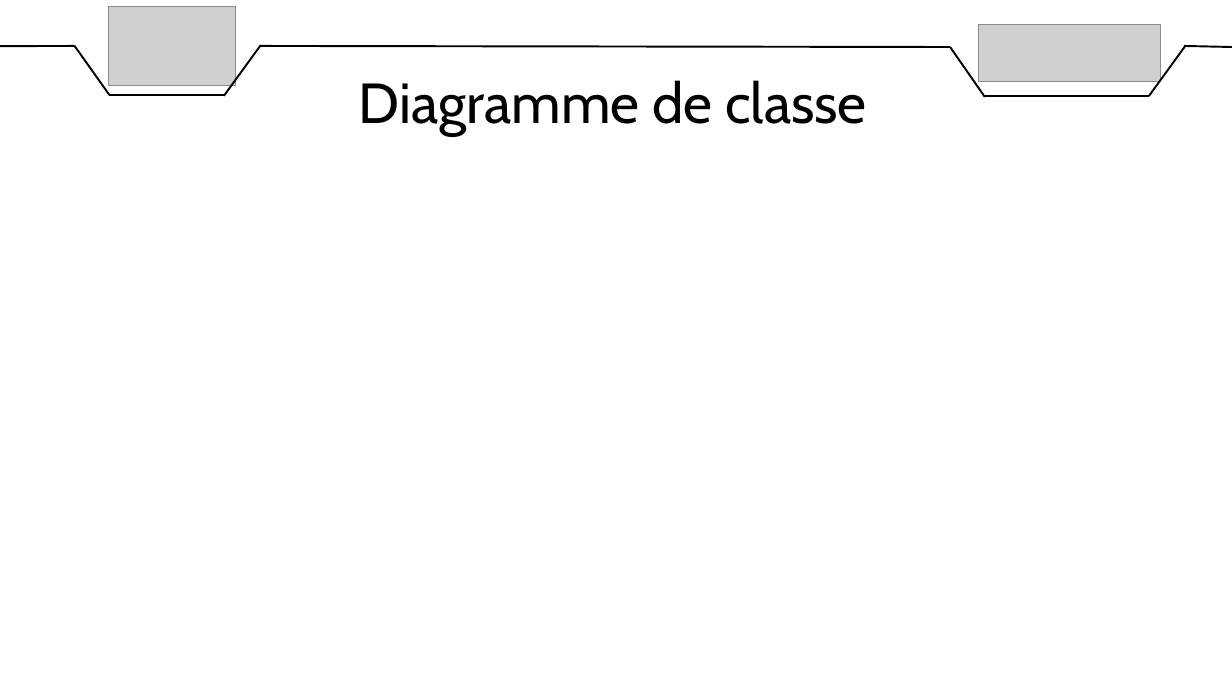
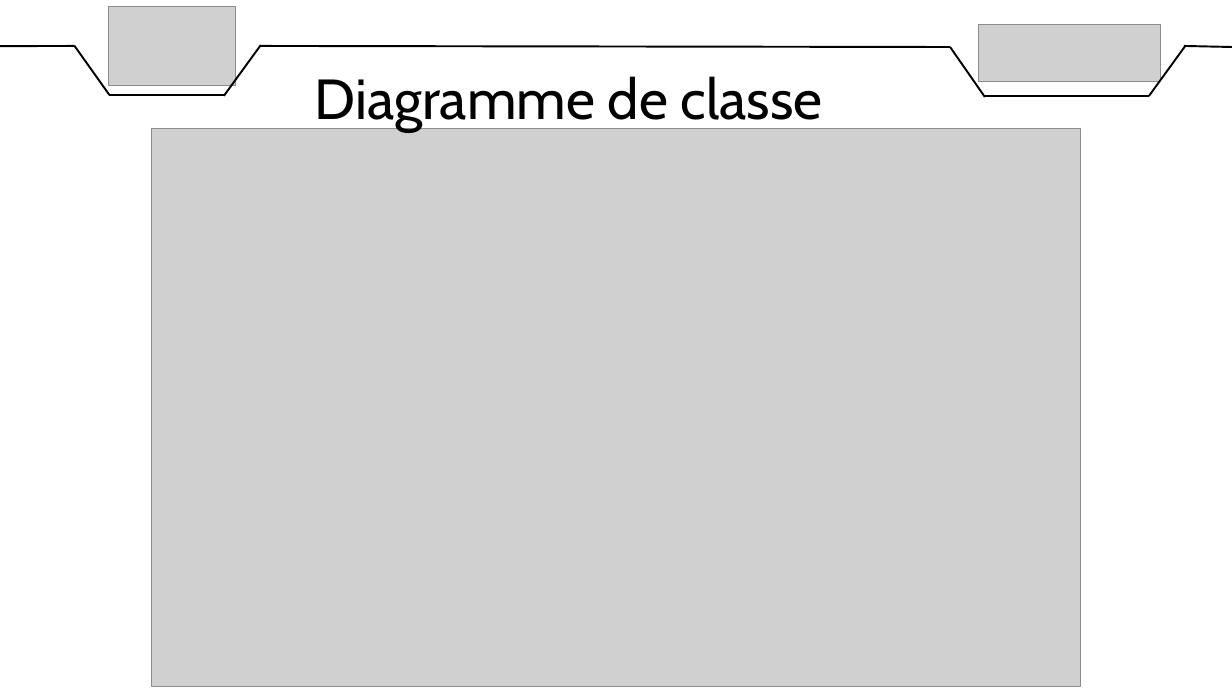
Before and after one commit to DylanChe/SupervisionSerre, a slide deck: slide 7 of oral_projet/revue_2/diaporama_revue_2_samuel.pptx. Drawn at 1232x693 pixels with LibreOffice and Linux fonts; fonts in the diff are those of the drawing; grey boxes stand for pictures. Boxes give left, top, right and bottom in pixels: in the first picture for what was removed or moved away, otherwise in the second. Text is boxed around its words. In the diff, an @@ line names an element or a change of style, - is before the commit and + after.

```diff
--- a/oral_projet/revue_2/diaporama_revue_2_samuel.pptx
+++ b/oral_projet/revue_2/diaporama_revue_2_samuel.pptx
@@ text "Diagramme de classe": place and size @@
-text "Diagramme de classe" at bbox=[359, 80, 867, 136]
+text "Diagramme de classe" at bbox=[314, 76, 823, 132]
@@ picture added at bbox=[152, 128, 1080, 687] @@
```
Also in this commit, not shown: 2 other slides changed, 2 slides added, 2 other files.
